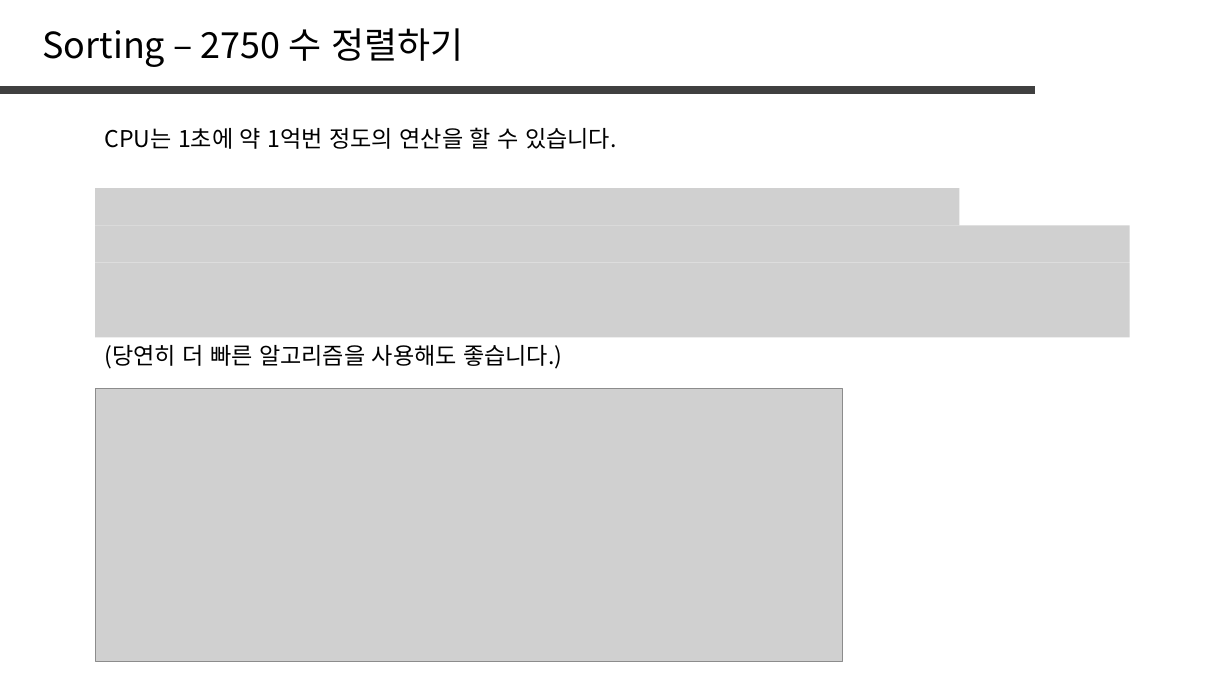
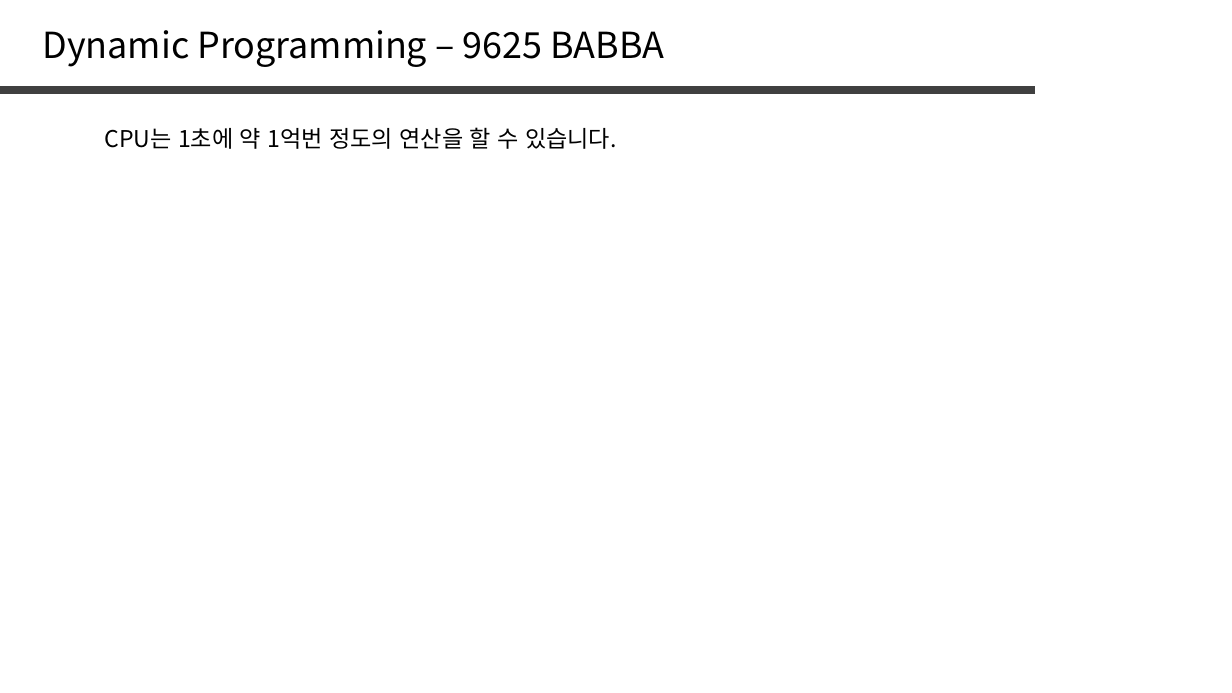
Before and after one commit to jaehoo1/PS-study, a slide deck: slide 10 of study/5_Dynamic Programming.pptx. Drawn at 1232x693 pixels with LibreOffice and Linux fonts; fonts in the diff are those of the drawing; grey boxes stand for pictures. Boxes give left, top, right and bottom in pixels: in the first picture for what was removed or moved away, otherwise in the second. Text is boxed around its words. In the diff, an @@ line names an element or a change of style, - is before the commit and + after.

```diff
--- a/study/5_Dynamic Programming.pptx
+++ b/study/5_Dynamic Programming.pptx
@@ text removed at [43, 28, 463, 67] @@
-Sorting – 2750 수 정렬하기
@@ text added at [43, 30, 664, 67], 28 pt, text #000000 @@
+Dynamic Programming – 9625 BABBA
@@ picture removed at [95, 189, 959, 226] @@
@@ picture removed at [95, 226, 1130, 262] @@
@@ picture removed at [95, 262, 1130, 299] @@
@@ picture removed at [95, 300, 1130, 337] @@
@@ text removed at [104, 345, 562, 369] @@
-(당연히 더 빠른 알고리즘을 사용해도 좋습니다.)
@@ picture removed at [95, 389, 842, 662] @@
```
Also in this commit, not shown: 1 other slide changed, 4 slides added, 3 slides removed.
